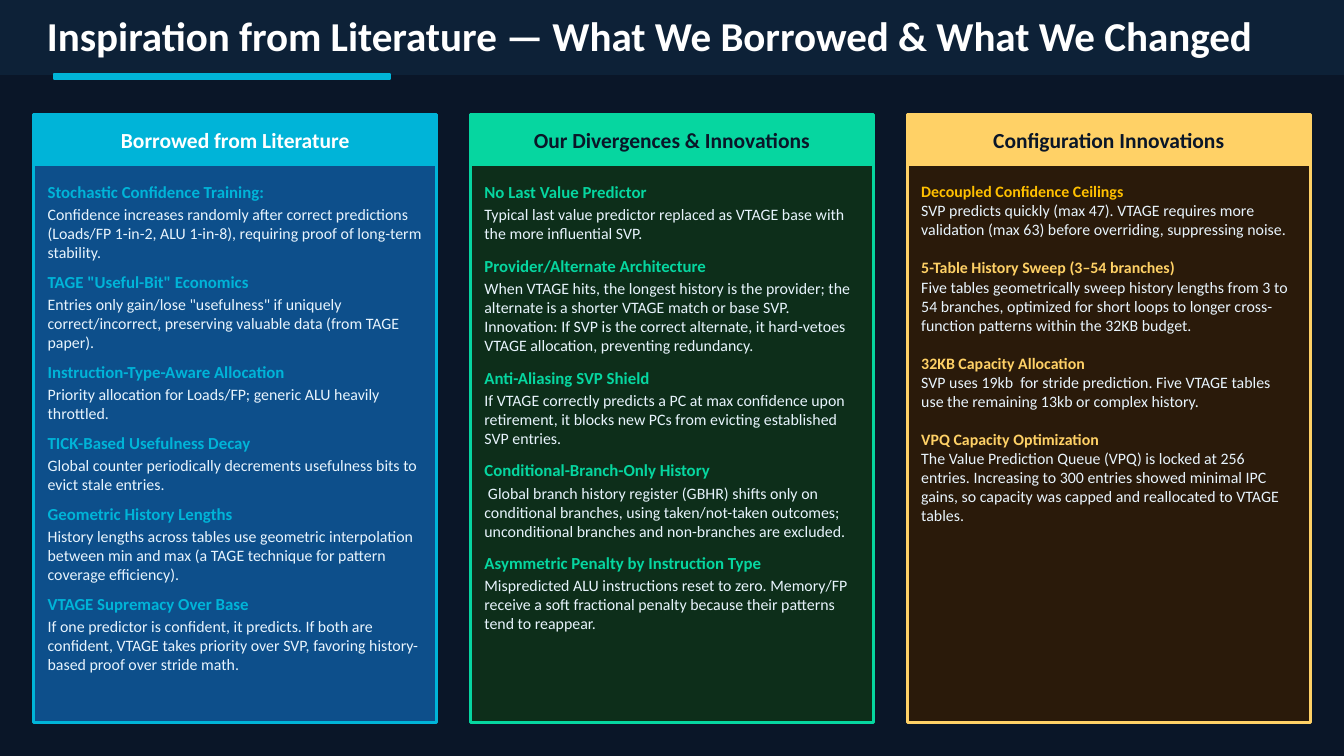
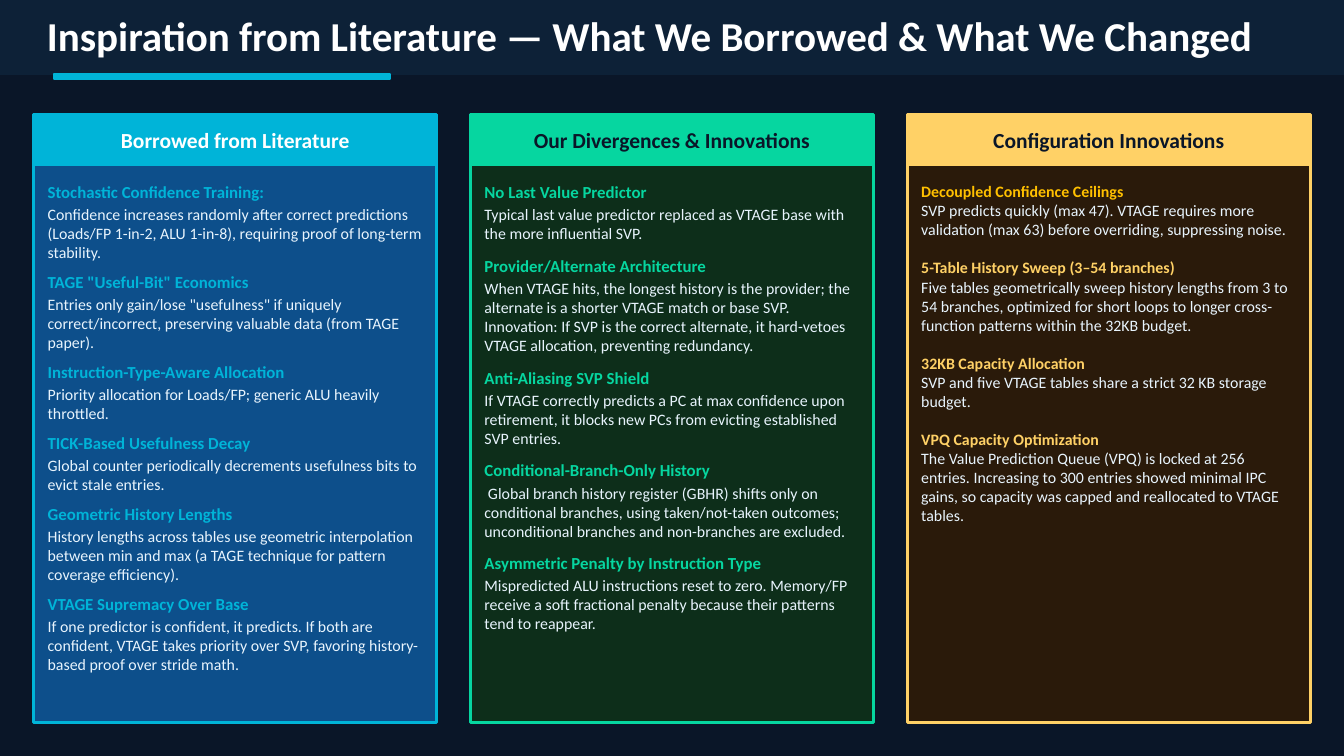
Before and after one commit to atshah29/aadesh-portfolio, a slide deck: slide 7 of public/assets/value-predictor-slides.pptx. Drawn at 1344x756 pixels with LibreOffice and Linux fonts; fonts in the diff are those of the drawing. Boxes give left, top, right and bottom in pixels: in the first picture for what was removed or moved away, otherwise in the second. Text is boxed around its words. In the diff, an @@ line names an element or a change of style, - is before the commit and + after.

```diff
--- a/public/assets/value-predictor-slides.pptx
+++ b/public/assets/value-predictor-slides.pptx
@@ text at (x1=921, y1=377, x2=1267, y2=410): text changed @@
-SVP uses 19kb for stride prediction. Five VTAGE tables use the remaining 13kb or complex history.
+SVP and five VTAGE tables share a strict 32 KB storage budget.
```
Also in this commit, not shown: 5 other slides changed, 4 other files.
